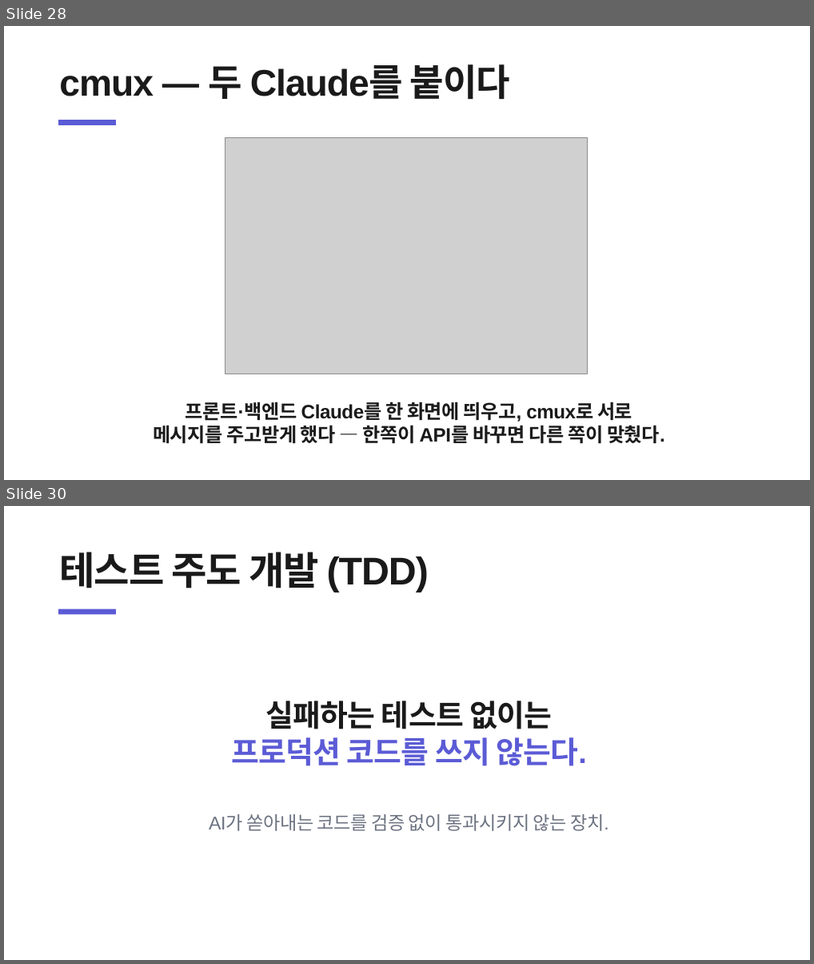
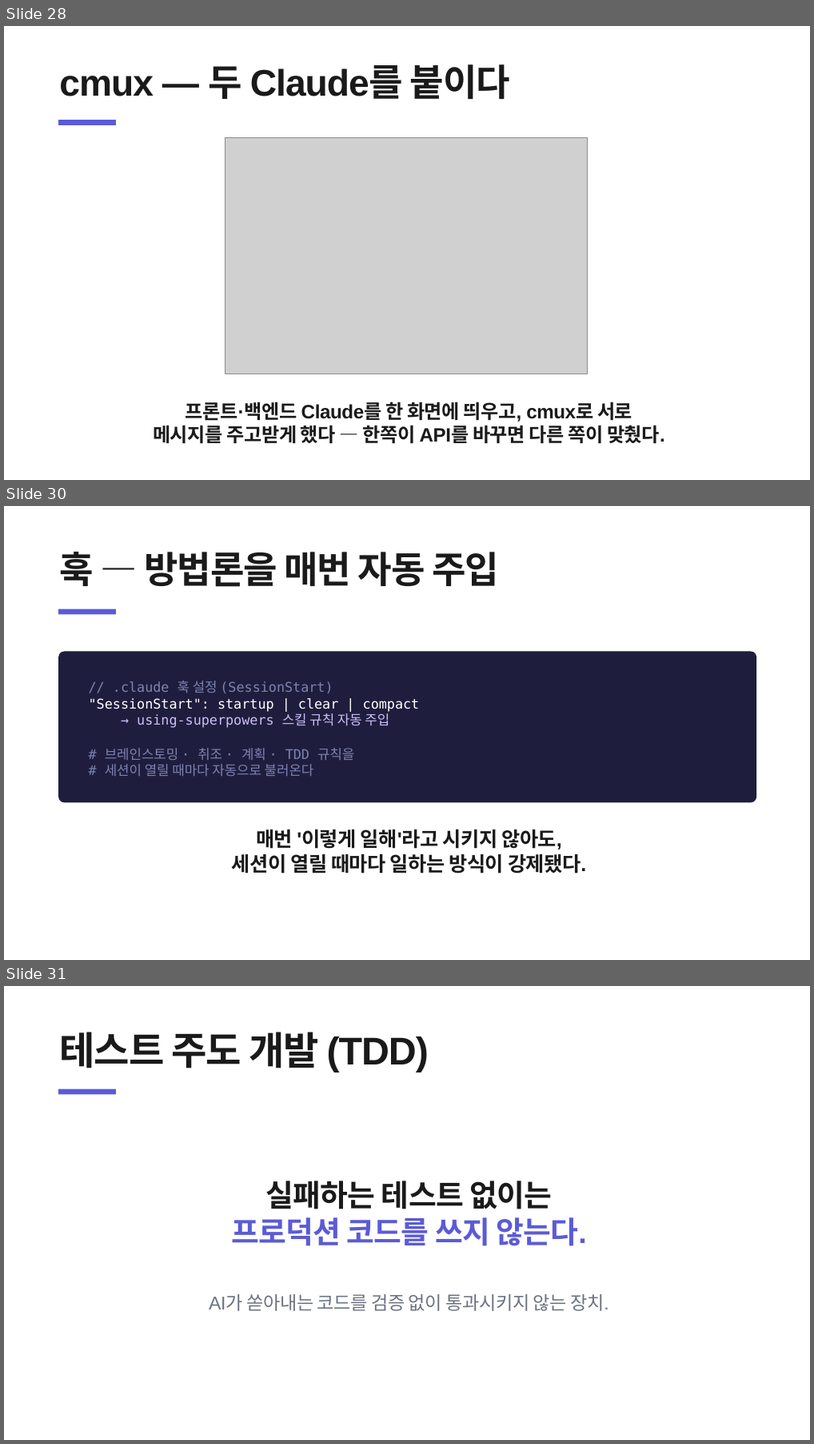
Before and after one commit to heyoonyoon/distributed-programming, a slide deck: docs/presentation/보험발표-figma.pptx. Shown one above the other, each under a label of ours: slides 28 and 30 before the commit, slides 28, 30 and 31 after it; the slides between them are not shown. The pictures are 814x964 and 814x1444 pixels, drawn with LibreOffice and Linux fonts; fonts in the diff are those of the drawing; grey boxes stand for pictures. Boxes give left, top, right and bottom in pixels: in the first picture for what was removed or moved away, otherwise in the second. Text is boxed around its words. In the diff, an @@ line names an element or a change of style, - is before the commit and + after.

```diff
--- a/docs/presentation/보험발표-figma.pptx
+++ b/docs/presentation/보험발표-figma.pptx
@@ slide 30 added at [4,506,810,960], background #FFFFFF @@
@@ text added at [59,552,499,587], 44 pt, text #1A1A1A, bold @@
+훅 — 방법론을 매번 자동 주입
@@ rectangle added at [58,609,116,614], fill #5B5BD6 @@
@@ rounded rectangle added at [58,651,757,803], fill #1F1D3D @@
@@ text added at [89,680,420,776], 16 pt, text #7C83B0 @@
+// .claude 훅 설정 (SessionStart)
+"SessionStart": startup | clear | compact
+→ using-superpowers 스킬 규칙 자동 주입
+# 브레인스토밍 · 취조 · 계획 · TDD 규칙을
+# 세션이 열릴 때마다 자동으로 불러온다
@@ text added at [232,829,586,873], 24 pt, text #1A1A1A, bold @@
+매번 '이렇게 일해'라고 시키지 않아도,
+세션이 열릴 때마다 일하는 방식이 강제됐다.
@@ what was slide 30 is now slide 31 @@
```
Also in this commit, not shown: 4 slides changed, 1 other slide added, 7 slides removed, 1 other file.
